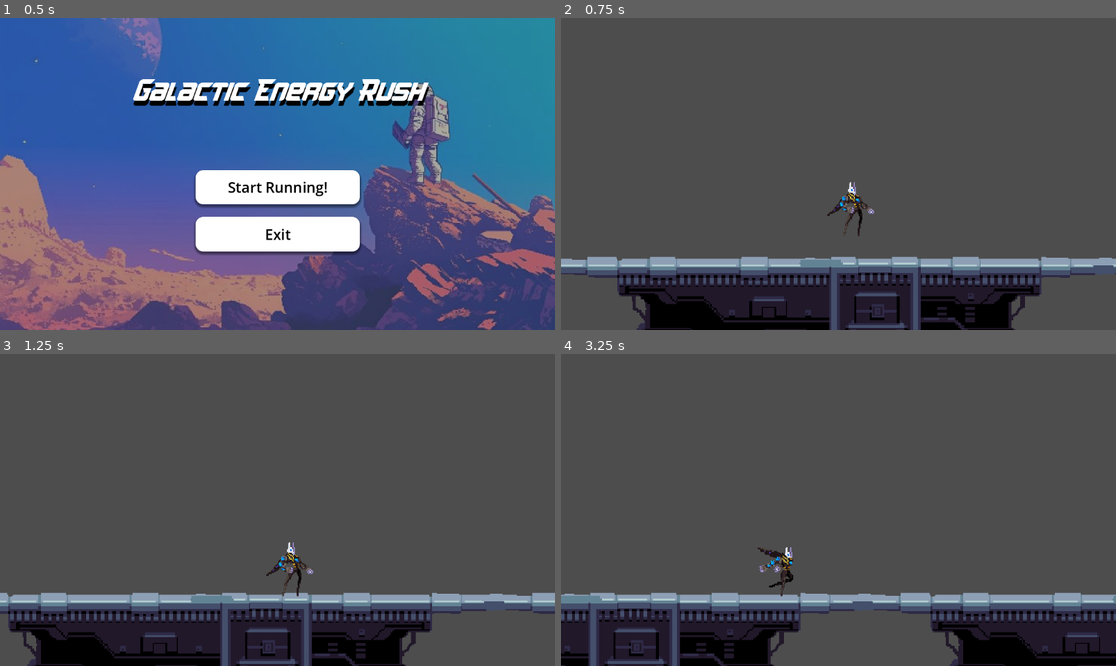
Above: before the commit, frames 1-4 (two rows, left to right).
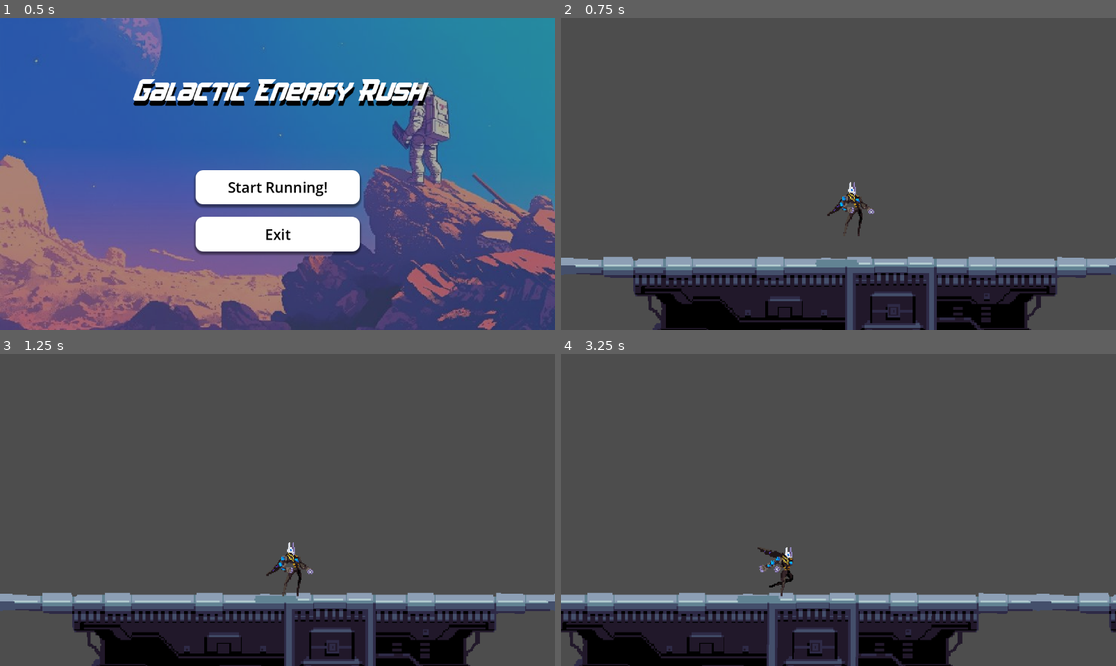
Above: after the commit, the same moments.

Repository: Mir-Shabab-Hasnat/galactic-energy-rush
Game: Godot game, scene res://scenes/main_menu.tscn
The game is run twice, just before and just after one commit, with the same random seed, the same clock (stepped at 60 frames per second) and the same inputs.
Inputs:
- Up to frame 1 (0.5 s): no input
- Up to frame 2 (0.75 s): click "Start Running!" at 0.5 s
- Up to frame 3 (1.25 s): no input
- Up to frame 4 (3.25 s): tap Enter (ui_accept) at 1.25, 1.52, 2.27 s; hold Right (ui_right) 1.28-2.78 s; hold Left (ui_left) from 2.78 s (still down)

Frame 1 is identical in both runs. In frame 2, 6.4% of the frame differs, in the area x 0-100%, y 76-100%; in frame 3, 12%; in frame 4, 17%.

Commit message:
platform scroll made more in sync

Diff:
--- a/scenes/background.tscn
+++ /dev/null
@@ -1,16 +0,0 @@
-[gd_scene load_steps=3 format=3 uid="uid://cdbf2so3gvxyi"]
-
-[ext_resource type="Script" path="res://scripts/background.gd" id="1_75ad2"]
-[ext_resource type="Texture2D" uid="uid://b56s60kj2k75t" path="res://assets/run_platform.png" id="2_4n0kr"]
-
-[node name="Background" type="Node2D"]
-script = ExtResource("1_75ad2")
-
-[node name="Background1" type="Sprite2D" parent="."]
-texture = ExtResource("2_4n0kr")
-centered = false
-
-[node name="Background2" type="Sprite2D" parent="."]
-position = Vector2(575, 0)
-texture = ExtResource("2_4n0kr")
-centered = false
--- a/scenes/game.tscn
+++ b/scenes/game.tscn
@@ -2,7 +2,7 @@
 
 [ext_resource type="Script" path="res://scripts/game.gd" id="1_07uqo"]
 [ext_resource type="PackedScene" uid="uid://bqdmouxemwvb" path="res://scenes/player.tscn" id="1_41bkr"]
-[ext_resource type="PackedScene" uid="uid://cdbf2so3gvxyi" path="res://scenes/background.tscn" id="3_d7q4l"]
+[ext_resource type="PackedScene" uid="uid://cdbf2so3gvxyi" path="res://scenes/platform.tscn" id="3_d7q4l"]
 
 [sub_resource type="WorldBoundaryShape2D" id="WorldBoundaryShape2D_n7mas"]
 
@@ -40,7 +40,7 @@
 rotation = 1.5708
 shape = SubResource("WorldBoundaryShape2D_b1j6n")
 
-[node name="Background" parent="." instance=ExtResource("3_d7q4l")]
+[node name="Platform" parent="." instance=ExtResource("3_d7q4l")]
 position = Vector2(0, 214)
 
 [node name="Timer" type="Timer" parent="."]
--- /dev/null
+++ b/scenes/platform.tscn
@@ -0,0 +1,16 @@
+[gd_scene load_steps=3 format=3 uid="uid://cdbf2so3gvxyi"]
+
+[ext_resource type="Script" path="res://scripts/platform.gd" id="1_ueny2"]
+[ext_resource type="Texture2D" uid="uid://b56s60kj2k75t" path="res://assets/run_platform.png" id="2_e5d5u"]
+
+[node name="Platform" type="Node2D"]
+script = ExtResource("1_ueny2")
+
+[node name="Background1" type="Sprite2D" parent="."]
+texture = ExtResource("2_e5d5u")
+centered = false
+
+[node name="Background2" type="Sprite2D" parent="."]
+position = Vector2(575, 0)
+texture = ExtResource("2_e5d5u")
+centered = false
--- a/scenes/player.tscn
+++ b/scenes/player.tscn
@@ -95,7 +95,7 @@
 }],
 "loop": true,
 "name": &"run",
-"speed": 9.0
+"speed": 12.0
 }]
 
 [sub_resource type="CapsuleShape2D" id="CapsuleShape2D_1ohk5"]
@@ -110,7 +110,7 @@
 sprite_frames = SubResource("SpriteFrames_ktues")
 animation = &"run"
 autoplay = "idle"
-frame_progress = 0.892667
+frame_progress = 0.928722
 
 [node name="CollisionShape2D" type="CollisionShape2D" parent="."]
 position = Vector2(0, -27)
--- a/scripts/background.gd
+++ /dev/null
@@ -1,19 +0,0 @@
-extends Node2D
-
-var scroll_speed: float = 100.0
-@onready var background1 = $Background1  # Ensure these are the correct names of your sprite nodes
-@onready var background2 = $Background2  # Ensure these are the correct names of your sprite nodes
-
-
-func _process(delta: float) -> void:
-	# Move the backgrounds
-	background1.position.x -= scroll_speed * delta
-	background2.position.x -= scroll_speed * delta
-
-	# Check if background1 has gone off-screen
-	if background1.position.x < -background1.texture.get_size().x:
-		background1.position.x = background2.position.x + background2.texture.get_size().x
-
-	# Check if background2 has gone off-screen
-	if background2.position.x < -background2.texture.get_size().x:
-		background2.position.x = background1.position.x + background1.texture.get_size().x
--- a/scripts/game.gd
+++ b/scripts/game.gd
@@ -4,6 +4,7 @@
 @export var Jump_velocity = -400.0
 
 @onready var player = $Player
+@onready var platform = $Platform
 # Called when the node enters the scene tree for the first time.
 func _ready() -> void:
 	# Start the timer when the game is ready
@@ -15,7 +16,7 @@
 
 # Called every frame. 'delta' is the elapsed time since the previous frame.
 func _process(delta: float) -> void:
-	print(get_viewport_rect().size.x)
+
 	_tick_game(delta)
 
 func _tick_game(delta: float) -> void:
@@ -36,3 +37,4 @@
 
 func _on_timer_timeout() -> void:
 	player.can_move = true
+	platform.start_scroll = true
--- /dev/null
+++ b/scripts/platform.gd
@@ -0,0 +1,22 @@
+extends Node2D
+
+var start_scroll = false
+
+var scroll_speed: float = 125.0
+@onready var background1 = $Background1  # Ensure these are the correct names of your sprite nodes
+@onready var background2 = $Background2  # Ensure these are the correct names of your sprite nodes
+
+
+func _process(delta: float) -> void:
+	# Move the backgrounds
+	if start_scroll:
+		background1.position.x -= scroll_speed * delta
+		background2.position.x -= scroll_speed * delta
+
+		# Check if background1 has gone off-screen
+		if background1.position.x < -background1.texture.get_size().x:
+			background1.position.x = background2.position.x + background2.texture.get_size().x
+
+		# Check if background2 has gone off-screen
+		if background2.position.x < -background2.texture.get_size().x:
+			background2.position.x = background1.position.x + background1.texture.get_size().x
--- a/scripts/player.gd
+++ b/scripts/player.gd
@@ -8,7 +8,8 @@
 @onready var animated_player = $AnimatedSprite2D
 
 func _ready():
-	pass
+	print(get_viewport_rect().size.x / 2)
+	print(get_viewport_rect().size.y / 2)
 
 func _physics_process(delta: float) -> void:
 	# Add gravity
Binary file removed: assets/platform-demo.png
Not shown, removed: assets/platform-demo.png.import
Binary file removed: assets/platform.png
Not shown, removed: assets/platform.png.import
Not shown, added: assets/platform-20241104-011151.piskel
